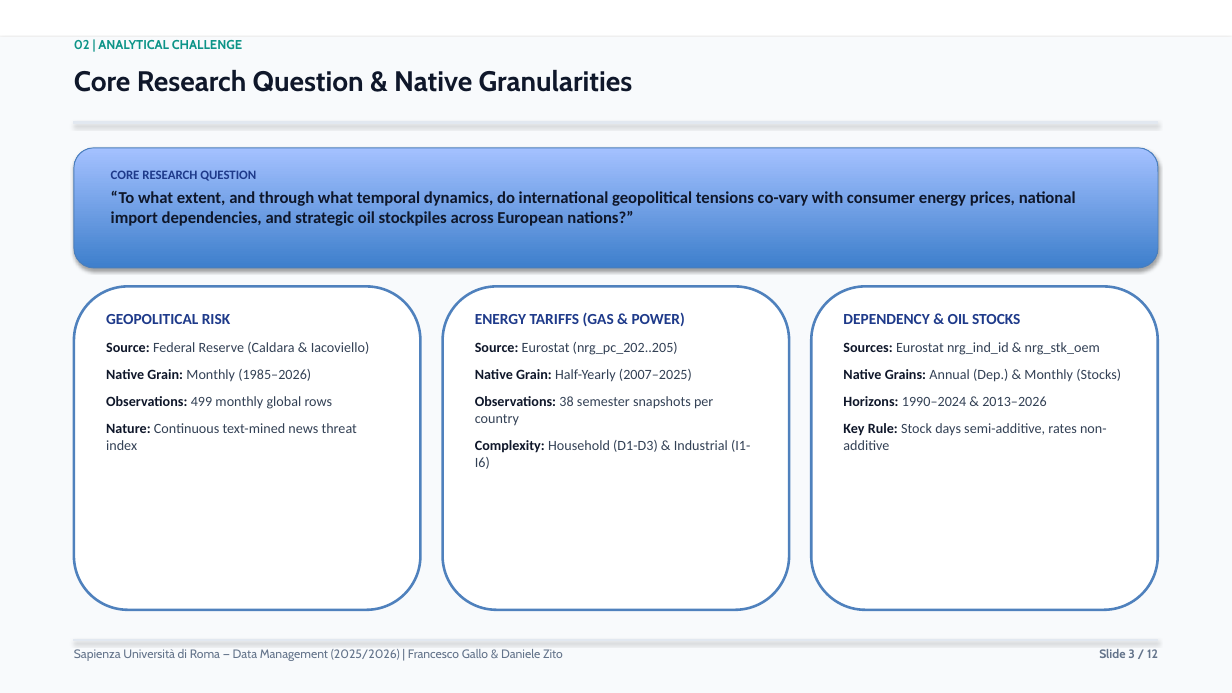
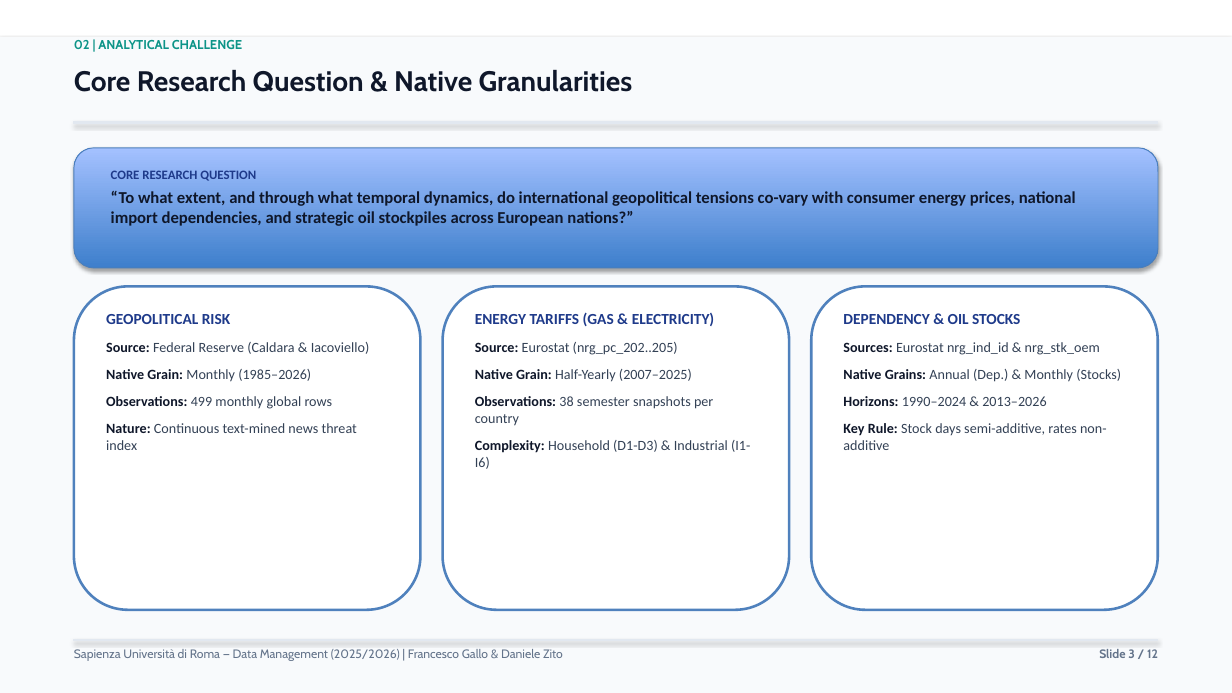
Before and after one commit to francescogallo2708-tech/energy-security-data-warehouse, a slide deck: slide 3 of docs/presentation/energy_security_data_warehouse_presentation.pptx. Drawn at 1232x693 pixels with LibreOffice and Linux fonts; fonts in the diff are those of the drawing. Boxes give left, top, right and bottom in pixels: in the first picture for what was removed or moved away, otherwise in the second. Text is boxed around its words. In the diff, an @@ line names an element or a change of style, - is before the commit and + after.

```diff
--- a/docs/presentation/energy_security_data_warehouse_presentation.pptx
+++ b/docs/presentation/energy_security_data_warehouse_presentation.pptx
@@ text at [475,312,714,326]: text changed @@
-ENERGY TARIFFS (GAS & POWER)
+ENERGY TARIFFS (GAS & ELECTRICITY)
```
Also in this commit, not shown: 7 other slides changed, 2 other files.
